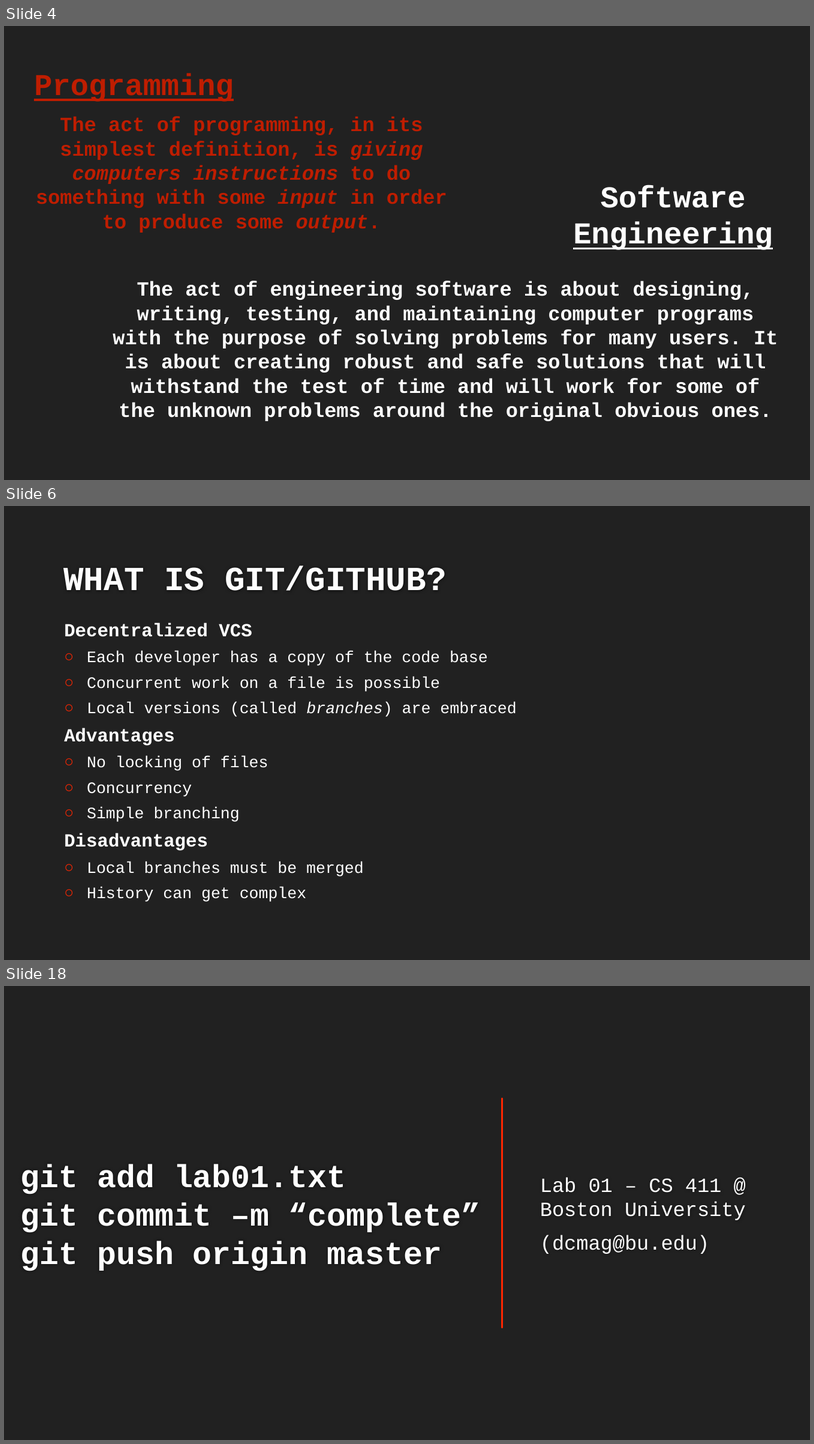
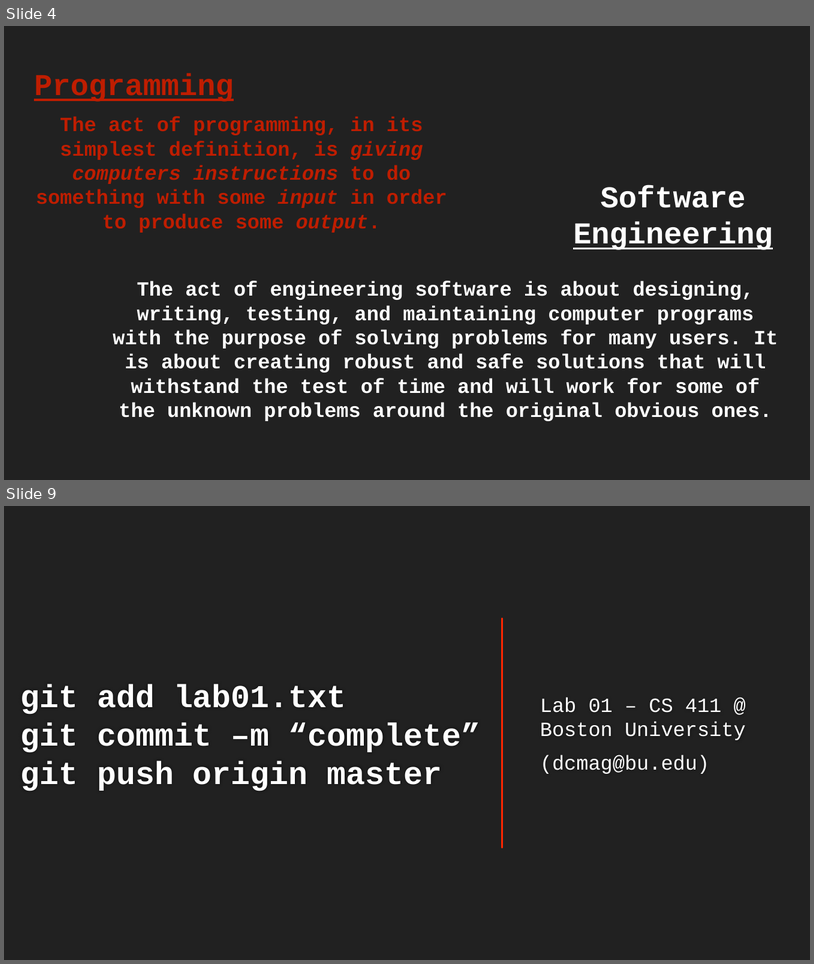
Before and after one commit to dcmaglione/bu-cs411-spring24, a slide deck: lab_slides/Lab-01/Lab-01.pptx. Shown one above the other, each under a label of ours: slides 4, 6 and 18 before the commit, slides 4 and 9 after it; the slides between them are not shown. The pictures are 814x1444 and 814x964 pixels, drawn with LibreOffice and Linux fonts; fonts in the diff are those of the drawing; background and template pictures are left out. Boxes give left, top, right and bottom in pixels: in the first picture for what was removed or moved away, otherwise in the second. Text is boxed around its words. In the diff, an @@ line names an element or a change of style, - is before the commit and + after.

```diff
--- a/lab_slides/Lab-01/Lab-01.pptx
+++ b/lab_slides/Lab-01/Lab-01.pptx
@@ slide 6 removed at box(4, 506, 810, 960), background picture (left out) @@
@@ title removed at box(63, 565, 447, 591) @@
-WHAT IS GIT/GITHUB?
@@ text removed at box(64, 623, 516, 901) @@
-Decentralized VCS
-○ Each developer has a copy of the code base
-○ Concurrent work on a file is possible
-○ Local versions (called branches) are embraced
-Advantages
-○ No locking of files
-○ Concurrency
-○ Simple branching
-Disadvantages
-○ Local branches must be merged
-○ History can get complex
@@ what was slide 18 is now slide 9 @@
```
Also in this commit, not shown: 1 slide changed, 4 slides added, 12 other slides removed, 4 other files.
